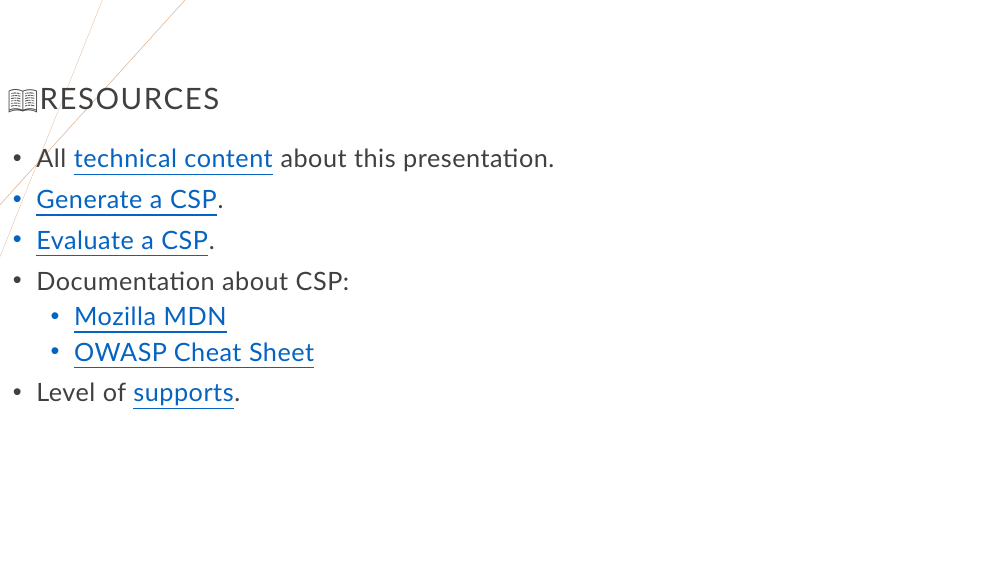
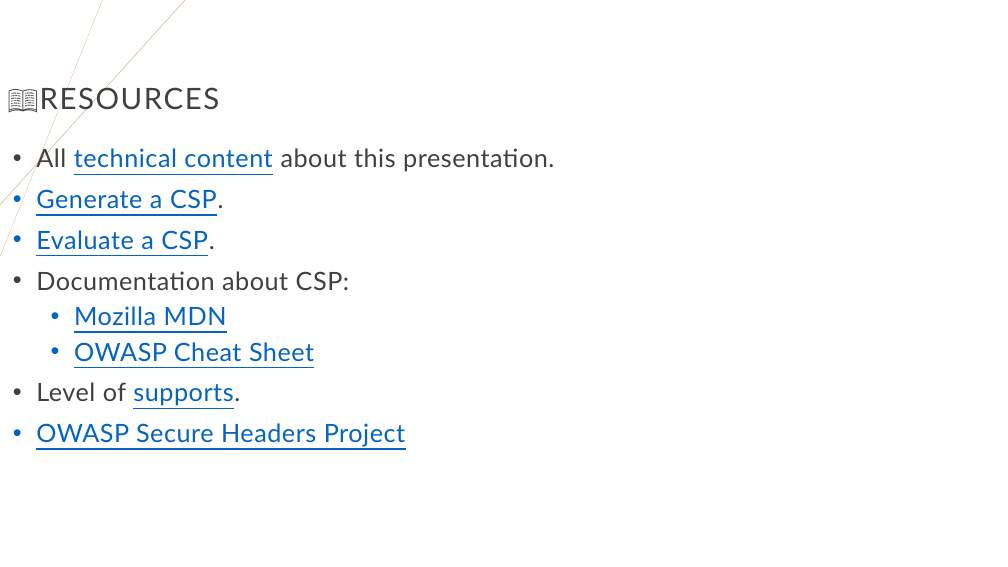
Before and after one commit to righettod/voxxeddays-lux-2024, a slide deck: slide 49 of presentation.pptx. Drawn at 1008x567 pixels with LibreOffice and Linux fonts; fonts in the diff are those of the drawing. Boxes give left, top, right and bottom in pixels: in the first picture for what was removed or moved away, otherwise in the second. Text is boxed around its words. In the diff, an @@ line names an element or a change of style, - is before the commit and + after.

```diff
--- a/presentation.pptx
+++ b/presentation.pptx
@@ text at <box>36,423,405,447</box>: paragraph added @@
+• OWASP Secure Headers Project
```
Also in this commit, not shown: 27 other slides changed, 3 other files.
